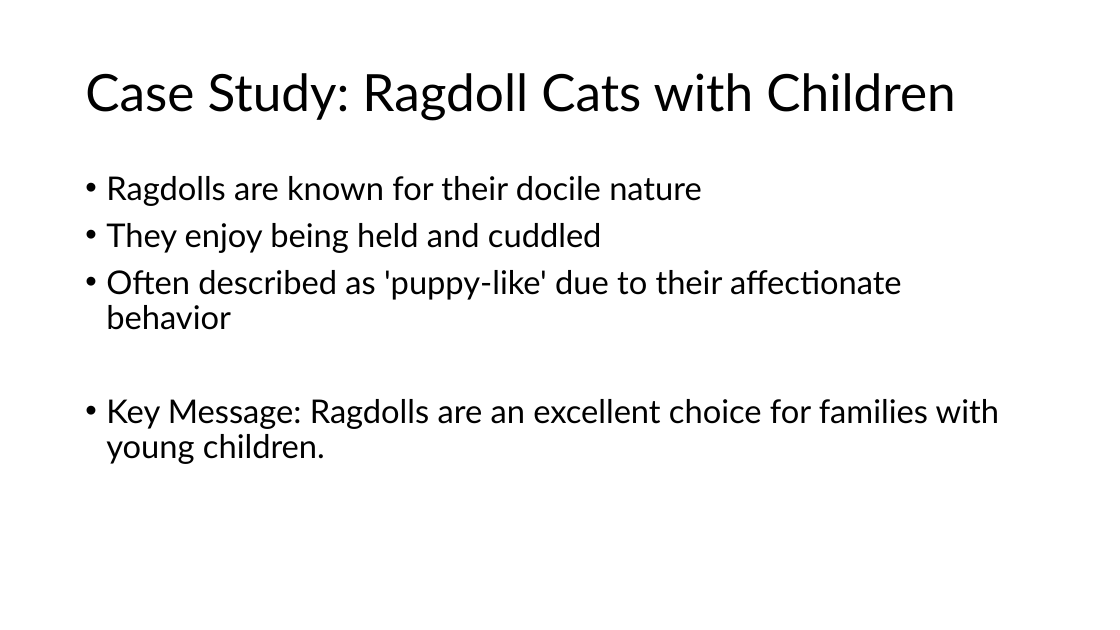
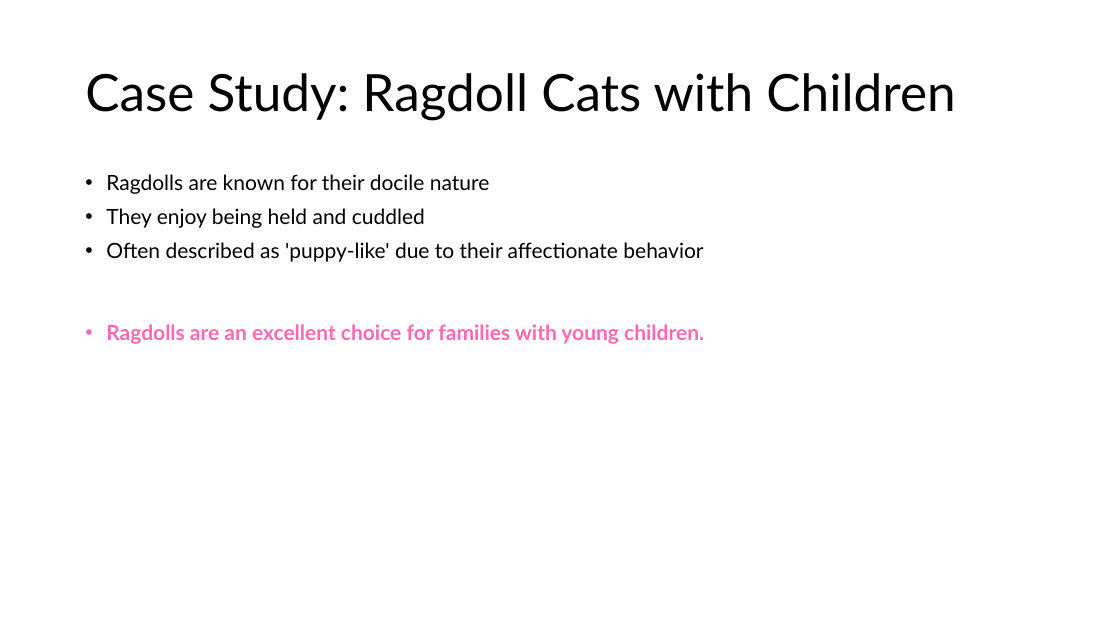
Before and after one commit to drubaga/SlideAI, a slide deck: slide 6 of output/Cats:_Companions_for_Children_and_Elderly_Dogs.pptx. Drawn at 1120x630 pixels with LibreOffice and Linux fonts; fonts in the diff are those of the drawing. Boxes give left, top, right and bottom in pixels: in the first picture for what was removed or moved away, otherwise in the second. Text is boxed around its words. In the diff, an @@ line names an element or a change of style, - is before the commit and + after.

Commit message:
feat(pptx): add intro slide with title/date, styled thank-you slide, and improved color formatting

```diff
--- a/output/Cats:_Companions_for_Children_and_Elderly_Dogs.pptx
+++ b/output/Cats:_Companions_for_Children_and_Elderly_Dogs.pptx
@@ text at [106,174,703,262]: size 28 to 18 pt in "Ragdolls are known for their docile nature", "They enjoy being held and cuddled", "Often described as 'puppy-like' due to their ..." @@
@@ text at [106,324,704,344]: text changed; size 28 to 18 pt; text colour #000000 to #FF69B4; bold on @@
-• Key Message: Ragdolls are an excellent choice for families with young children.
+• Ragdolls are an excellent choice for families with young children.
```
Also in this commit, not shown: 10 other slides changed, 1 slide added, 1 slide removed, 4 other files.
